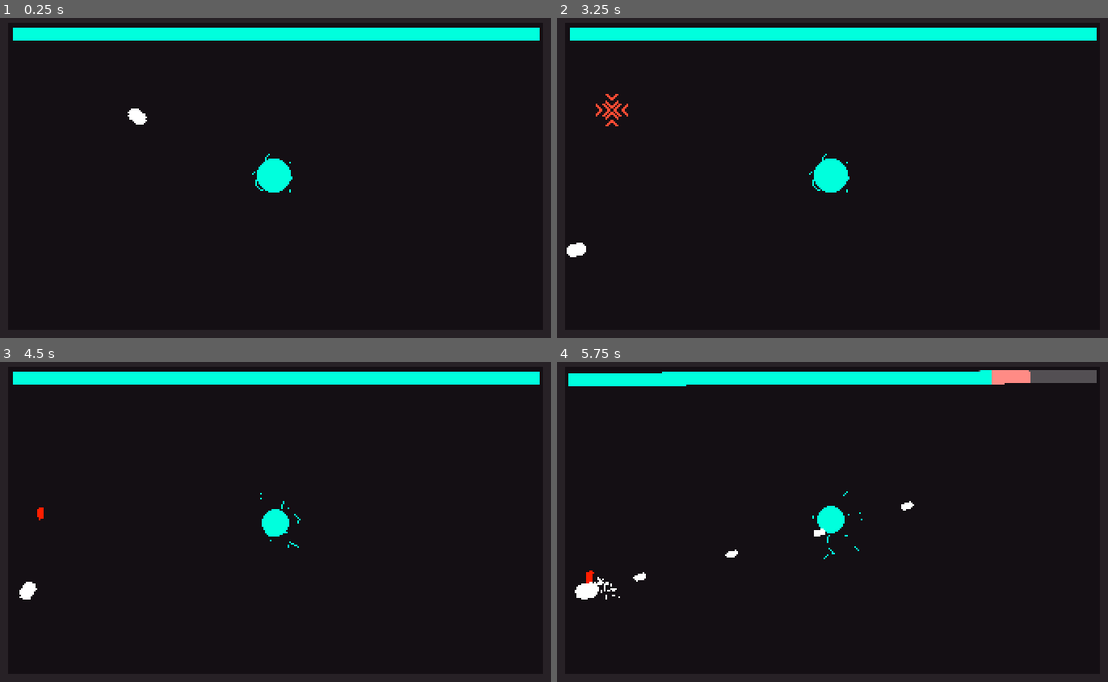
Above: before the commit, frames 1-4 (two rows, left to right).
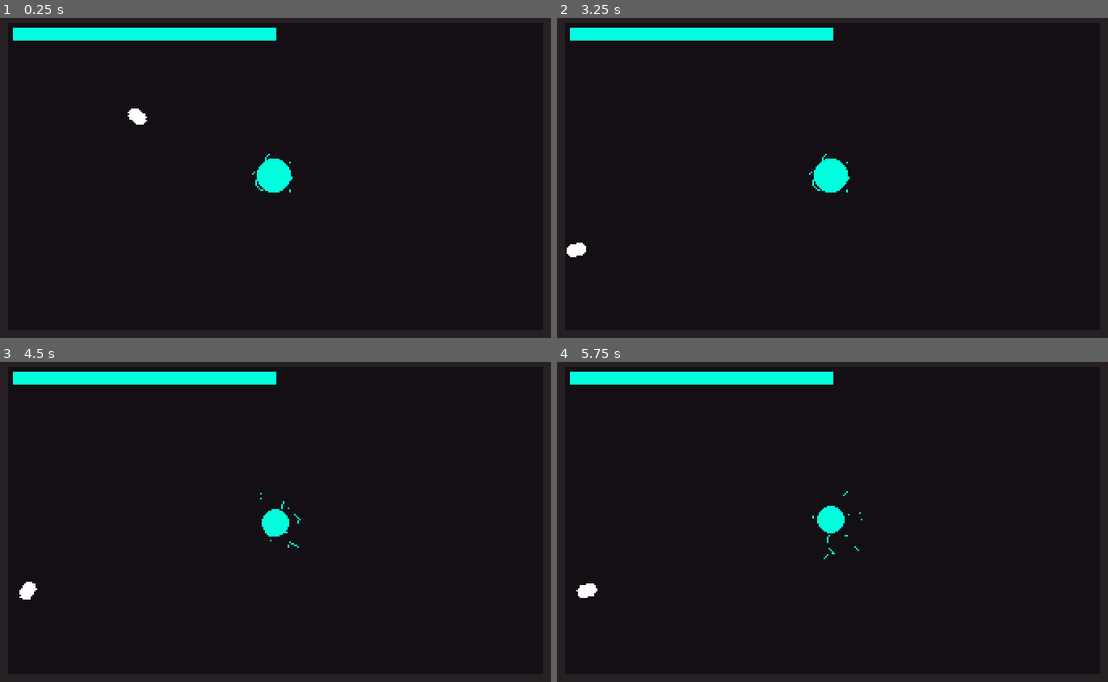
Above: after the commit, the same moments.

Repository: Nexe08/EnergySource
Game: Godot game, scene res://Main.tscn
Same seed, same stepped clock (60 frames per second), same inputs: the game is played once before the commit and once after it.
Inputs (mouse positions are in pixels of both pictures, inside the frame that each line leads up to):
- Up to frame 1 (0.25 s): no input
- Up to frame 2 (3.25 s): move the mouse to (953, 158) at 0.52 s; hold A (a) 0.53-1.28 s; tap D (d) at 0.8, 1.35 s; move the mouse to (722, 194) at 1.27 s; tap S (s) at 1.55 s; move the mouse to (887, 104) at 2.02 s; hold S (s) 2.03-2.78 s; tap W (w) at 2.3, 2.85 s; move the mouse to (804, 242) at 2.77 s; tap A (a) at 3.05 s
- Up to frame 3 (4.5 s): move the mouse to (440, 570) at 3.52 s; hold A (a) 3.53-4.28 s; tap D (d) at 3.8, 4.35 s; move the mouse to (110, 470) at 4.27 s
- Up to frame 4 (5.75 s): tap S (s) at 4.55 s; move the mouse to (860, 518) at 5.02 s; press the mouse at (860, 518) at 5.03 s; tap W (w) at 5.3 s

The runs differ from the first frame. In frame 1, 1.9% of the frame differs, in the area x 50-98%, y 3-8%; in frame 2, 2.1%; in frame 3, 2.0%; in frame 4, 2.5%, in the area x 2-98%, y 2-75%.
Error after the commit: Parse Error: Can't preload resource at path: res://Enemy/DeadEnemyRotten.tscn (res://Autoload/global.gd:20)

Commit message:
Added: Proper scene tree structure.

Diff:
--- a/Autoload/global.gd
+++ b/Autoload/global.gd
@@ -1,4 +1,5 @@
 extends Node
+# AUTOLOAD
 # global
 
 # warning-ignore:unused_signal
@@ -12,10 +13,14 @@
 
 var core
 var current_camera
+var game
 var main
 var player
 
+var dead_enemy_rotten_path: PackedScene = preload("res://Enemy/DeadEnemyRotten.tscn")
 var energy_drop_path: PackedScene = preload("res://Drop/EnergyDrop.tscn")
+var game_scene_path: PackedScene = preload("res://Game/game.tscn")
+var main_menu_path: PackedScene = preload("res://MainMenu/MainMenu.tscn")
 var player_bullet_path: PackedScene = preload("res://Projectile/PlayerBullet.tscn")
 
 func screen_shake(i, d):
--- /dev/null
+++ b/Game/game.tscn
@@ -0,0 +1,30 @@
+[gd_scene load_steps=7 format=2]
+
+[ext_resource path="res://Game/script/game.gd" type="Script" id=1]
+[ext_resource path="res://Player/Player.tscn" type="PackedScene" id=2]
+[ext_resource path="res://Camera/Camera.tscn" type="PackedScene" id=3]
+[ext_resource path="res://Core/Core.tscn" type="PackedScene" id=4]
+[ext_resource path="res://SpawnPointGenerator/SpawnPointGenerator.tscn" type="PackedScene" id=5]
+[ext_resource path="res://ProgressBar/EnergyBarComponent.tscn" type="PackedScene" id=6]
+
+[node name="game" type="Node2D"]
+script = ExtResource( 1 )
+
+[node name="Camera" parent="." instance=ExtResource( 3 )]
+visible = false
+
+[node name="EnemySpawnTimer" type="Timer" parent="."]
+autostart = true
+
+[node name="SpawnPointGenerator" parent="." instance=ExtResource( 5 )]
+
+[node name="EnergyBarComponent" parent="." instance=ExtResource( 6 )]
+
+[node name="Core" parent="." instance=ExtResource( 4 )]
+position = Vector2( 170, 100 )
+
+[node name="Player" parent="." instance=ExtResource( 2 )]
+position = Vector2( 85, 63 )
+collision_mask = 1
+
+[connection signal="timeout" from="EnemySpawnTimer" to="." method="_on_EnemySpawnTimer_timeout"]
--- /dev/null
+++ b/Game/script/game.gd
@@ -0,0 +1,10 @@
+extends Node2D
+# game
+
+
+func _ready() -> void:
+    global.game = self
+
+
+func _on_EnemySpawnTimer_timeout() -> void:
+    $SpawnPointGenerator.set_spawn_point()
--- a/SpawnPointGenerator/SpawnPointGenerator.tscn
+++ b/SpawnPointGenerator/SpawnPointGenerator.tscn
@@ -27,7 +27,7 @@
 "times": PoolRealArray( 0 ),
 "transitions": PoolRealArray( 1 ),
 "update": 0,
-"values": [ 11 ]
+"values": [ 0 ]
 }
 
 [sub_resource type="Animation" id=2]
@@ -42,7 +42,7 @@
 "times": PoolRealArray( 0, 1 ),
 "transitions": PoolRealArray( 1, 1 ),
 "update": 0,
-"values": [ 0, 11 ]
+"values": [ 0, 8 ]
 }
 tracks/1/type = "value"
 tracks/1/path = NodePath("Sprite:visible")
@@ -63,7 +63,7 @@
 tracks/2/imported = false
 tracks/2/enabled = true
 tracks/2/keys = {
-"times": PoolRealArray( 0.3 ),
+"times": PoolRealArray( 0.9 ),
 "transitions": PoolRealArray( 1 ),
 "values": [ {
 "args": [  ],
@@ -79,7 +79,6 @@
 texture = ExtResource( 2 )
 hframes = 4
 vframes = 3
-frame = 11
 
 [node name="AnimationPlayer" type="AnimationPlayer" parent="."]
 autoplay = "RESET"
--- a/SpawnPointGenerator/script/spawn_point_generator.gd
+++ b/SpawnPointGenerator/script/spawn_point_generator.gd
@@ -17,10 +17,9 @@
 
 # called in animation player
 func _spawn():
-
     var enemy_instance = global.chaser_path.instance()
     enemy_instance.global_position = spawn_positon
-    global.main.add_child(enemy_instance)
+    global.game.add_child(enemy_instance)
 
 
 func set_spawn_point():
--- /dev/null
+++ b/TransitionManager/TransitionManager.tscn
@@ -0,0 +1,178 @@
+[gd_scene load_steps=4 format=2]
+
+[ext_resource path="res://TransitionManager/script/transition_manager.gd" type="Script" id=1]
+
+[sub_resource type="Animation" id=2]
+length = 0.001
+tracks/0/type = "value"
+tracks/0/path = NodePath("CanvasLayer/UP:rect_position")
+tracks/0/interp = 1
+tracks/0/loop_wrap = true
+tracks/0/imported = false
+tracks/0/enabled = true
+tracks/0/keys = {
+"times": PoolRealArray( 0 ),
+"transitions": PoolRealArray( 1 ),
+"update": 0,
+"values": [ Vector2( 272, -499 ) ]
+}
+tracks/1/type = "value"
+tracks/1/path = NodePath("CanvasLayer/UP:rect_rotation")
+tracks/1/interp = 1
+tracks/1/loop_wrap = true
+tracks/1/imported = false
+tracks/1/enabled = true
+tracks/1/keys = {
+"times": PoolRealArray( 0 ),
+"transitions": PoolRealArray( 1 ),
+"update": 0,
+"values": [ 30.0 ]
+}
+tracks/2/type = "value"
+tracks/2/path = NodePath("CanvasLayer/DOWN:rect_position")
+tracks/2/interp = 1
+tracks/2/loop_wrap = true
+tracks/2/imported = false
+tracks/2/enabled = true
+tracks/2/keys = {
+"times": PoolRealArray( 0 ),
+"transitions": PoolRealArray( 1 ),
+"update": 0,
+"values": [ Vector2( -353, 87 ) ]
+}
+tracks/3/type = "value"
+tracks/3/path = NodePath("CanvasLayer/DOWN:rect_rotation")
+tracks/3/interp = 1
+tracks/3/loop_wrap = true
+tracks/3/imported = false
+tracks/3/enabled = true
+tracks/3/keys = {
+"times": PoolRealArray( 0 ),
+"transitions": PoolRealArray( 1 ),
+"update": 0,
+"values": [ 30.0 ]
+}
+
+[sub_resource type="Animation" id=1]
+resource_name = "in"
+tracks/0/type = "value"
+tracks/0/path = NodePath("CanvasLayer/UP:rect_position")
+tracks/0/interp = 1
+tracks/0/loop_wrap = true
+tracks/0/imported = false
+tracks/0/enabled = true
+tracks/0/keys = {
+"times": PoolRealArray( 0, 0.4, 0.5, 1 ),
+"transitions": PoolRealArray( 0.108819, 1, 4.59479, 1 ),
+"update": 0,
+"values": [ Vector2( 212, -500 ), Vector2( 61, -355 ), Vector2( 61, -355 ), Vector2( 255, -552 ) ]
+}
+tracks/1/type = "value"
+tracks/1/path = NodePath("CanvasLayer/UP:rect_rotation")
+tracks/1/interp = 1
+tracks/1/loop_wrap = true
+tracks/1/imported = false
+tracks/1/enabled = true
+tracks/1/keys = {
+"times": PoolRealArray( 0, 0.4, 0.5, 1 ),
+"transitions": PoolRealArray( 0.108819, 1, 4.59479, 1 ),
+"update": 0,
+"values": [ 30.0, 30.0, 30.0, 30.0 ]
+}
+tracks/2/type = "value"
+tracks/2/path = NodePath("CanvasLayer/UP:rect_size")
+tracks/2/interp = 1
+tracks/2/loop_wrap = true
+tracks/2/imported = false
+tracks/2/enabled = true
+tracks/2/keys = {
+"times": PoolRealArray( 0, 1 ),
+"transitions": PoolRealArray( 0.108819, 1 ),
+"update": 0,
+"values": [ Vector2( 720, 350 ), Vector2( 720, 350 ) ]
+}
+tracks/3/type = "value"
+tracks/3/path = NodePath("CanvasLayer/DOWN:rect_position")
+tracks/3/interp = 1
+tracks/3/loop_wrap = true
+tracks/3/imported = false
+tracks/3/enabled = true
+tracks/3/keys = {
+"times": PoolRealArray( 0, 0.4, 0.5, 1 ),
+"transitions": PoolRealArray( 0.108819, 1, 4.59479, 1 ),
+"update": 0,
+"values": [ Vector2( -369, 39 ), Vector2( -185, -129 ), Vector2( -185, -129 ), Vector2( -369, 39 ) ]
+}
+tracks/4/type = "value"
+tracks/4/path = NodePath("CanvasLayer/DOWN:rect_rotation")
+tracks/4/interp = 1
+tracks/4/loop_wrap = true
+tracks/4/imported = false
+tracks/4/enabled = true
+tracks/4/keys = {
+"times": PoolRealArray( 0, 0.4, 0.5, 1 ),
+"transitions": PoolRealArray( 0.108819, 1, 4.59479, 1 ),
+"update": 0,
+"values": [ 30.0, 30.0, 30.0, 30.0 ]
+}
+tracks/5/type = "value"
+tracks/5/path = NodePath("CanvasLayer/DOWN:rect_size")
+tracks/5/interp = 1
+tracks/5/loop_wrap = true
+tracks/5/imported = false
+tracks/5/enabled = true
+tracks/5/keys = {
+"times": PoolRealArray( 0, 1 ),
+"transitions": PoolRealArray( 0.108819, 1 ),
+"update": 0,
+"values": [ Vector2( 819, 382 ), Vector2( 819, 382 ) ]
+}
+tracks/6/type = "method"
+tracks/6/path = NodePath(".")
+tracks/6/interp = 1
+tracks/6/loop_wrap = true
+tracks/6/imported = false
+tracks/6/enabled = true
+tracks/6/keys = {
+"times": PoolRealArray( 0.445337 ),
+"transitions": PoolRealArray( 1 ),
+"values": [ {
+"args": [  ],
+"method": "_start_transition"
+} ]
+}
+
+[node name="TransitionManager" type="Node2D"]
+script = ExtResource( 1 )
+
+[node name="CanvasLayer" type="CanvasLayer" parent="."]
+layer = 128
+
+[node name="UP" type="ColorRect" parent="CanvasLayer"]
+margin_left = 272.0
+margin_top = -499.0
+margin_right = 992.0
+margin_bottom = -149.0
+rect_rotation = 30.0
+color = Color( 0, 0, 0, 1 )
+__meta__ = {
+"_edit_use_anchors_": false
+}
+
+[node name="DOWN" type="ColorRect" parent="CanvasLayer"]
+margin_left = -353.0
+margin_top = 87.0
+margin_right = 466.0
+margin_bottom = 469.0
+rect_rotation = 30.0
+color = Color( 0, 0, 0, 1 )
+__meta__ = {
+"_edit_use_anchors_": false
+}
+
+[node name="AnimationPlayer" type="AnimationPlayer" parent="."]
+anims/RESET = SubResource( 2 )
+anims/in = SubResource( 1 )
+
+[connection signal="remove_object" from="." to="." method="_on_TransitionManager_remove_object"]
+[connection signal="start" from="." to="." method="_on_TransitionManager_start"]
--- /dev/null
+++ b/TransitionManager/script/transition_manager.gd
@@ -0,0 +1,40 @@
+extends Node2D
+# AUTOLOAD
+# transition manager
+
+
+# warning-ignore:unused_signal
+signal start(object, parent)
+# warning-ignore:unused_signal
+signal remove_object(object)
+
+
+var new_object
+var desire_parent
+var old_object
+
+var remove_old_object: bool = false
+
+onready var anim = $AnimationPlayer
+
+
+# called in animationplayer
+func _start_transition() -> void:
+    if new_object and desire_parent:
+        var node_instance = new_object.instance()
+        desire_parent.add_child(node_instance)
+
+    if old_object != null:
+        old_object.queue_free()
+
+
+# signal connection
+func _on_TransitionManager_start(object, parent) -> void:
+    new_object = object
+    desire_parent = parent
+    anim.play("in")
+
+
+# signal connection
+func _on_TransitionManager_remove_object(object) -> void:
+    old_object = object
--- a/main.gd
+++ b/main.gd
@@ -3,8 +3,3 @@
 
 func _ready() -> void:
     global.main = self
-
-
-func _on_EnemySpawnTimer_timeout() -> void:
-    $SpawnPointGenerator.set_spawn_point()
-    pass # Replace with function body.
--- a/project.godot
+++ b/project.godot
@@ -17,6 +17,7 @@
 [autoload]
 
 global="*res://Autoload/global.gd"
+TransitionManager="*res://TransitionManager/TransitionManager.tscn"
 
 [display]
 
